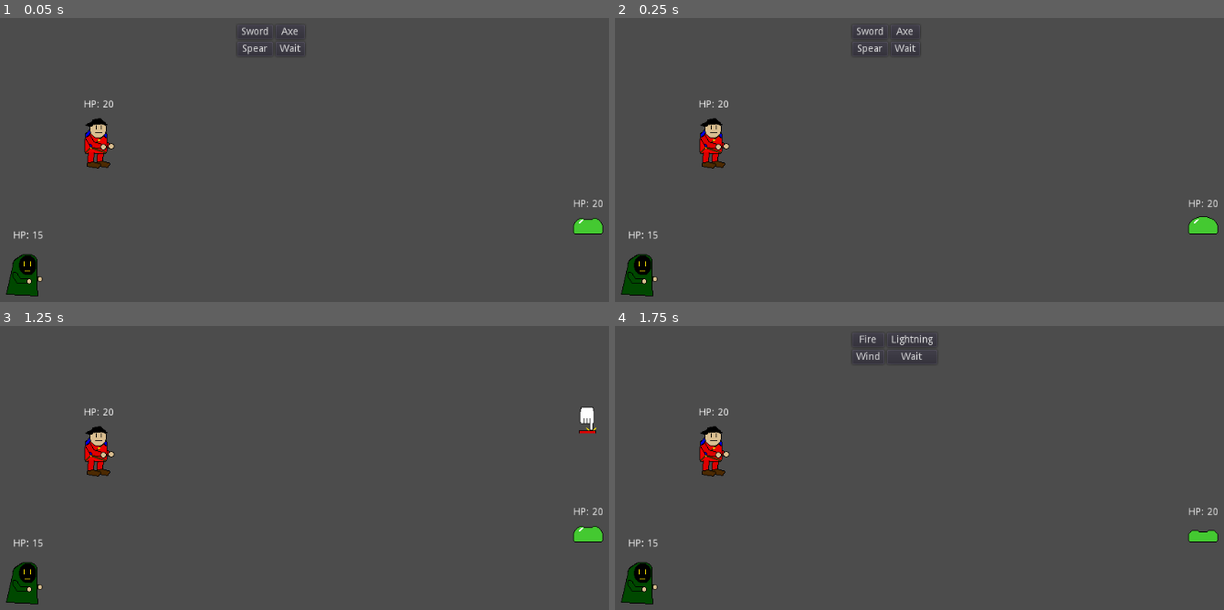
Above: before the commit, frames 1-4 (two rows, left to right).
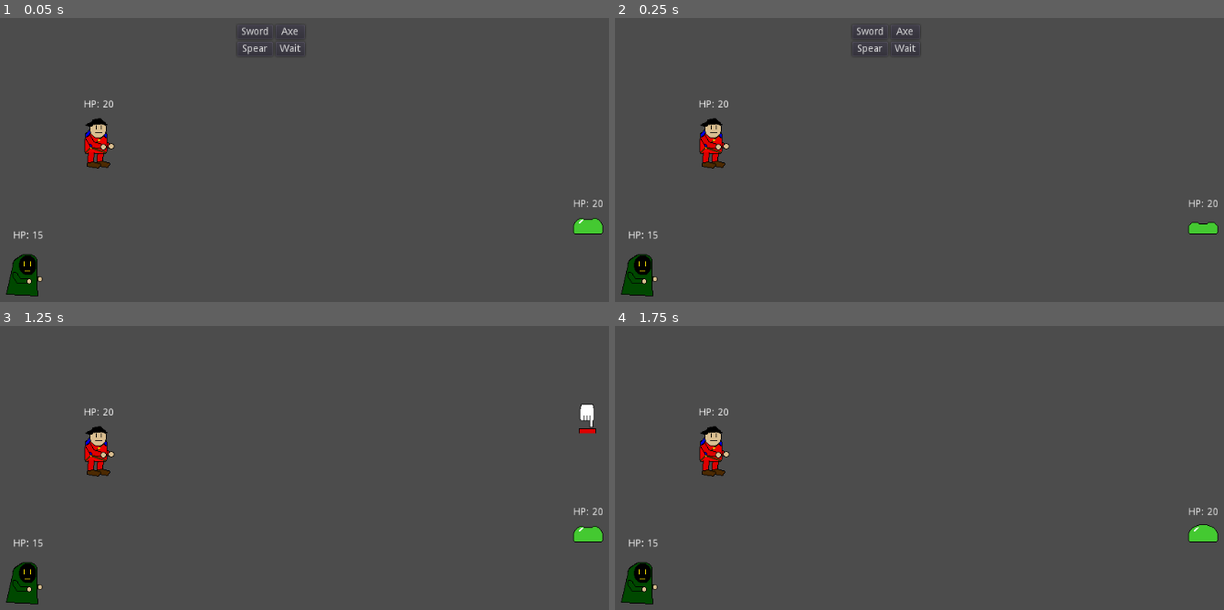
Above: after the commit, the same moments.

Repository: Mariolink528/Spellblade-Arena
Game: Godot game, scene res://Main.tscn
The game is run twice, just before and just after one commit, with the same random seed, the same clock (stepped at 60 frames per second) and the same inputs.
Inputs:
- Up to frame 1 (0.05 s): no input
- Up to frame 2 (0.25 s): no input
- Up to frame 3 (1.25 s): click "Axe" at 0.5 s
- Up to frame 4 (1.75 s): tap Enter at 1.25 s; tap C at 1.35 s; tap X at 1.55 s

Frame 1 is identical in both runs. In frame 2, 0.1% of the frame differs, in the area x 94-99%, y 69-74%; in frame 3, 0.1%; in frame 4, 0.4%, in the area x 39-99%, y 3-74%.

Commit message:
Adding more commands (broken)

Diff:
--- a/Battle.gd
+++ b/Battle.gd
@@ -24,8 +24,8 @@
 func _on_Axe_Button_pressed():
 	if enemy!= null:
 		attack = 2
-		$StartWindow.start(0.5)
-		$EndWindow.start(1)
+		$StartWindow.start(1)
+		$EndWindow.start(1.5)
 		$ACDisplay.show()
 	$Battle_Menu/Knight_Menu.hide()
 func _on_Spear_Button_pressed():
@@ -41,36 +41,28 @@
 
 #Mage Menu functions
 func _on_Fire_Button_pressed():
-	if enemy != null:
-		enemy.hp -= $Mage.dmg
-		if enemy.hp <= 0:
-			enemy.queue_free()
-			enemy = null
+	if enemy!= null:
+		attack = 4
+		$StartWindow.start(0.5)
+		$EndWindow.start(1)
+		$ACDisplay.show()
+	$Battle_Menu/Mage_Menu.hide()
 
-	$Battle_Menu/Mage_Menu.hide()
-	if enemy != null:
-		emit_signal("enemy_turn")
 
 func _on_Lightning_Button_pressed():
-	if enemy != null:
-		enemy.hp -= $Mage.dmg
-		if enemy.hp <= 0:
-			enemy.queue_free()
-			enemy = null
-
+	if enemy!= null:
+		attack = 5
+		$StartWindow.start(0.5)
+		$EndWindow.start(1)
+		$ACDisplay.show()
 	$Battle_Menu/Mage_Menu.hide()
-	if enemy != null:
-		emit_signal("enemy_turn")
 func _on_Wind_Button_pressed():
-	if enemy != null:
-		enemy.hp -= $Mage.dmg
-		if enemy.hp <= 0:
-			enemy.queue_free()
-			enemy = null
-
+	if enemy!= null:
+		attack = 4
+		$StartWindow.start(0.5)
+		$EndWindow.start(1)
+		$ACDisplay.show()
 	$Battle_Menu/Mage_Menu.hide()
-	if enemy != null:
-		emit_signal("enemy_turn")
 func _on_Mage_Wait_Button_pressed():
 	$Battle_Menu/Mage_Menu.hide()
 	if enemy != null:
@@ -79,13 +71,17 @@
 
 #trying to have the enemy attack inside of the battle function
 func _on_Enemy_attack_one():
-	$Knight.hp -= 3
-	$Battle_Menu/Knight_Menu.show()
+	attack = 7
+	$StartWindow.start(0.5)
+	$EndWindow.start(1)
+	$ACDisplay.show()
 
 
 func _on_Enemy_attack_zero():
-	$Mage.hp -= 3
-	$Battle_Menu/Knight_Menu.show()
+	attack = 8
+	$StartWindow.start(0.5)
+	$EndWindow.start(1)
+	$ACDisplay.show()
 
 
 
@@ -102,7 +98,7 @@
 						enemy = null
 					else:
 						$Battle_Menu/Mage_Menu.show()
-				if attack == 2:
+				elif attack == 2:
 					enemy.hp -= $Knight.dmg
 					window = false
 					if enemy.hp <= 0:
@@ -110,7 +106,7 @@
 						enemy = null
 					else:
 						$Battle_Menu/Mage_Menu.show()
-				if attack == 3:
+				elif attack == 3:
 					enemy.hp -= $Knight.dmg
 					window = false
 					if enemy.hp <= 0:
@@ -118,8 +114,50 @@
 						enemy = null
 					else:
 						$Battle_Menu/Mage_Menu.show()
+				elif attack == 7:
+					$Battle_Menu/Knight_Menu.show()
 			else:
-				$Battle_Menu/Mage_Menu.show()
+				if attack == 7:
+					$Knight.hp -= 3
+					$Battle_Menu/Knight_Menu.show()
+			$StartWindow.stop()
+			$EndWindow.stop()
+			attack = 0
+			window = false
+			$ACDisplay.frame = 0
+			$ACDisplay.hide()
+		if event.pressed and event.scancode == KEY_C:
+			if window == true:
+				if attack == 4:
+					enemy.hp -= $Mage.dmg
+					window = false
+					if enemy.hp <= 0:
+						enemy.queue_free()
+						enemy = null
+					else:
+						emit_signal("enemy_turn")
+				elif attack == 5:
+					enemy.hp -= $Mage.dmg
+					window = false
+					if enemy.hp <= 0:
+						enemy.queue_free()
+						enemy = null
+					else:
+						emit_signal("enemy_turn")
+				elif attack == 6:
+					enemy.hp -= $Mage.dmg
+					window = false
+					if enemy.hp <= 0:
+						enemy.queue_free()
+						enemy = null
+					else:
+						emit_signal("enemy_turn")
+				elif attack == 8:
+					$Battle_Menu/Knight_Menu.show()
+			else:
+				if attack == 8:
+					$Mage.hp -= 3
+					$Battle_Menu/Knight_Menu.show()
 			$StartWindow.stop()
 			$EndWindow.stop()
 			attack = 0
@@ -139,5 +177,13 @@
 
 func _on_EndWindow_timeout():
 	window = false
+	if attack == 7:
+		$Knight.hp -= 3
+		attack = 0
+		$Battle_Menu/Knight_Menu.show()
+	if attack == 8:
+		$Mage.hp -= 3
+		attack = 0
+		$Battle_Menu/Knight_Menu.show()
 	$ACDisplay.frame = 0
 	$ACDisplay.hide()
--- a/Main.tscn
+++ b/Main.tscn
@@ -195,7 +195,7 @@
 
 [node name="AnimatedSprite" type="AnimatedSprite" parent="Battle/Enemy"]
 frames = SubResource( 7 )
-frame = 3
+frame = 1
 speed_scale = 1.323
 playing = true
 
